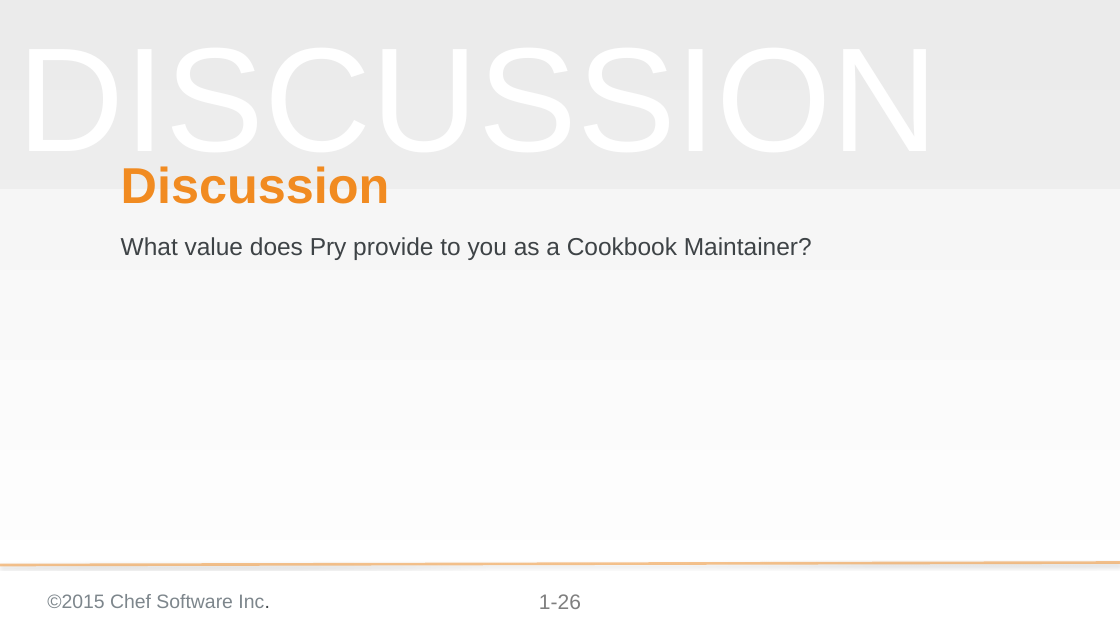
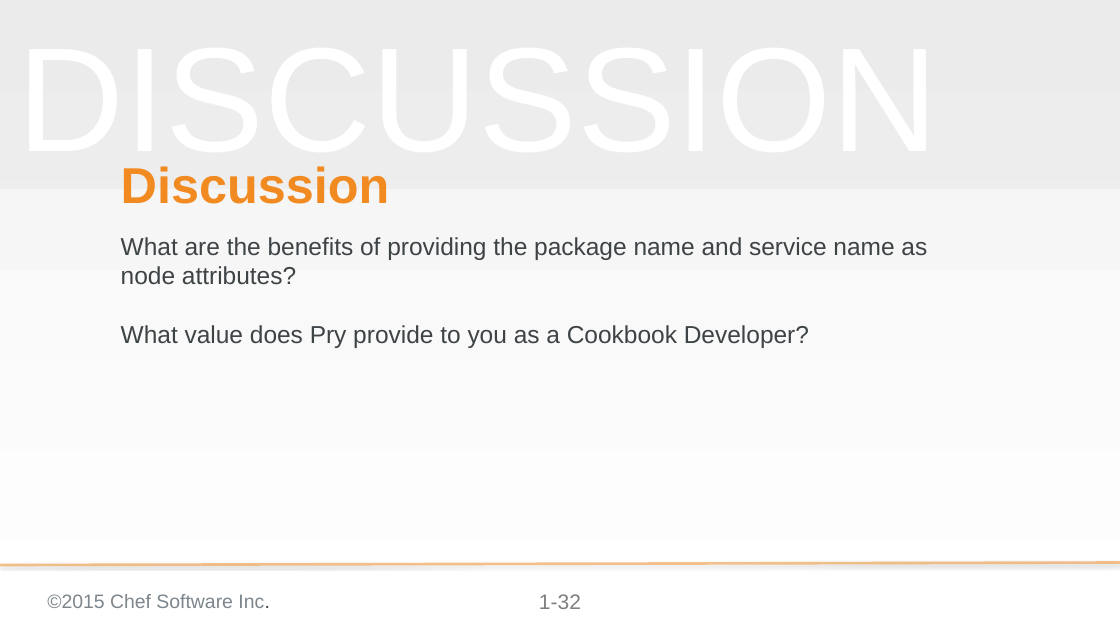
Before and after one commit to chef-training/test_driven_cookbook_development, a slide deck: slide 32 of 05-testing_while_refactoring_to_attributes.pptx (slide 26 before the commit). Drawn at 1120x630 pixels with LibreOffice and Linux fonts; fonts in the diff are those of the drawing; background and template pictures are left out. Boxes give left, top, right and bottom in pixels: in the first picture for what was removed or moved away, otherwise in the second. Text is boxed around its words. In the diff, an @@ line names an element or a change of style, - is before the commit and + after.

Commit message:
Updated Testing While Refactoring to Attributes
* Changed the flow of the Group Exercise to be four discrete units of work. This is breaking out the execution of the tests and implementation.
* Added the missing review of the lab which walked through adding the service node attribute.

* Added an additional question in the discussion.

```diff
--- a/05-testing_while_refactoring_to_attributes.pptx
+++ b/05-testing_while_refactoring_to_attributes.pptx
@@ subtitle at (121,237,927,348): text changed @@
-What value does Pry provide to you as a Cookbook Maintainer?
+What are the benefits of providing the package name and service name as node attributes?
+What value does Pry provide to you as a Cookbook Developer?
@@ page number at (539,594,581,609): text changed @@
-1-26
+1-32
```
Also in this commit, not shown: 7 other slides changed, 6 slides added.
